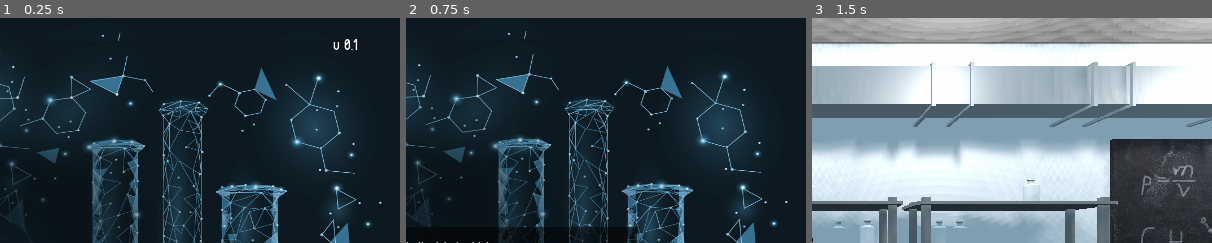
Above: before the commit, frames 1-3 (left to right).
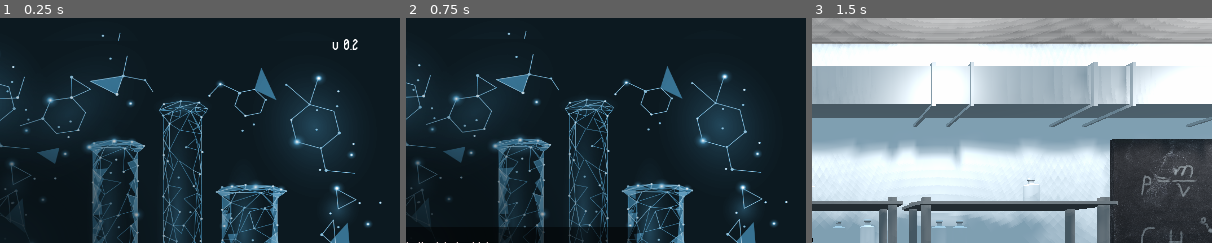
Above: after the commit, the same moments.

Repository: AlinaRinn/ChemLab
Game: Godot game, scene res://scenes/main/main_menu.tscn
Same seed, same stepped clock (60 frames per second), same inputs: the game is played once before the commit and once after it.
Inputs:
- Up to frame 1 (0.25 s): no input
- Up to frame 2 (0.75 s): click "Лаборатория 1" at 0.5 s
- Up to frame 3 (1.5 s): click "skip" at 1.25 s
The pictures show only the part of the screen within x 50-100%, y 0-50%; the shares and areas given below are measured in that part.

The runs differ from the first frame. In frame 1, 0.2% of the frame differs, in the area x 83-90%, y 9-15%; in frame 2, nothing differs; in frame 3, nothing differs.

Commit message:
stable version 0.2 alfa

Diff:
--- a/scenes/main/main_menu.tscn
+++ b/scenes/main/main_menu.tscn
@@ -186,6 +186,6 @@
 margin_right = 961.052
 margin_bottom = 122.948
 custom_fonts/font = SubResource( 4 )
-text = "v 0.1"
+text = "v 0.2"
 align = 1
 valign = 1
